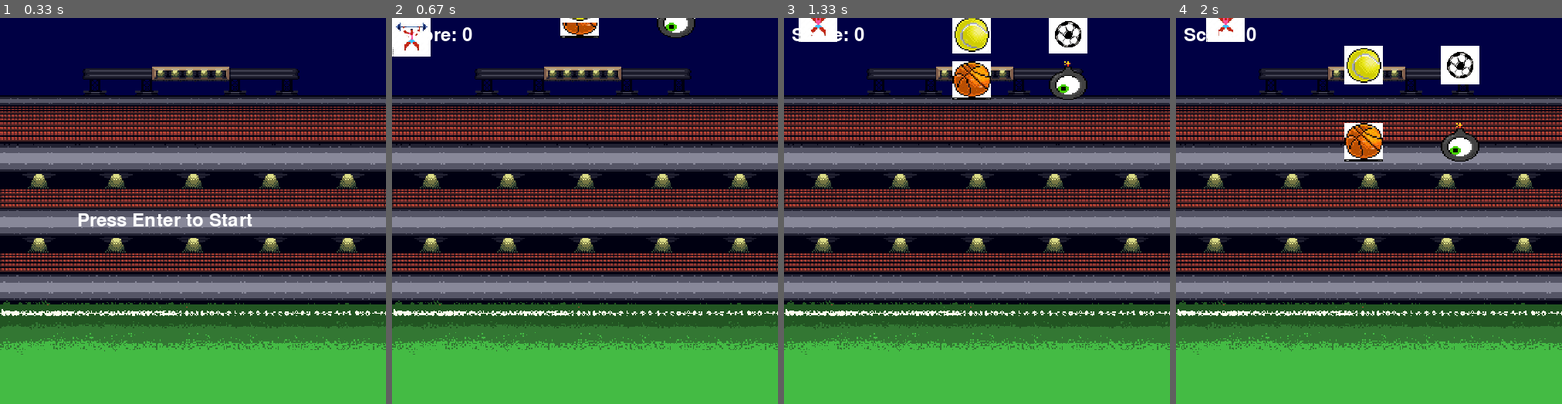
Above: before the commit, frames 1-4 (left to right).
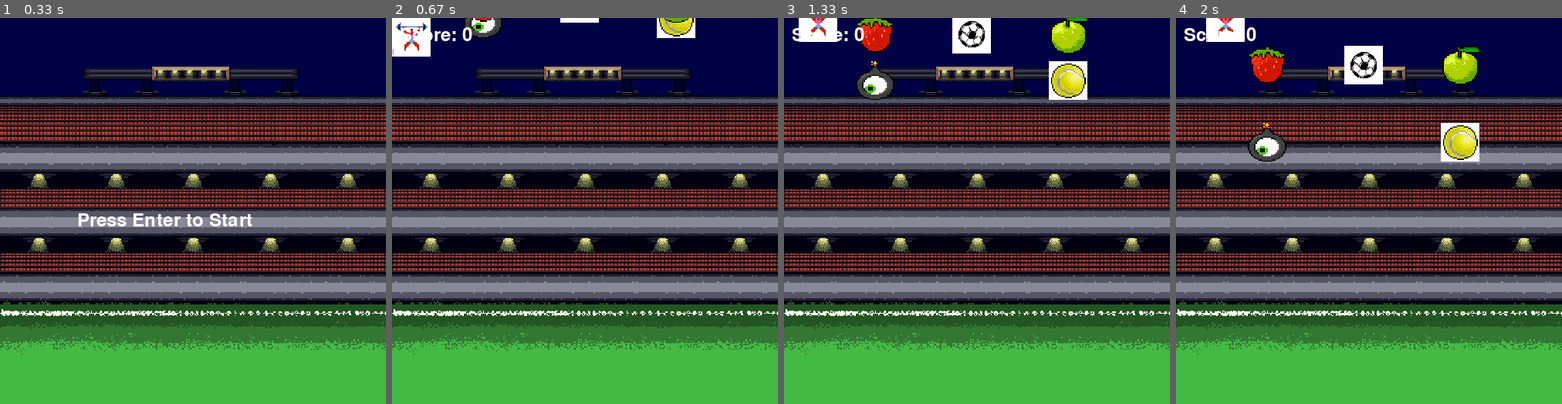
Above: after the commit, the same moments.

Repository: astevens246/pygame-tutorial
Game: pygame game, started from main.py
The game is run twice, just before and just after one commit, with the same random seed, the same clock (stepped at 60 frames per second) and the same inputs.
Inputs:
- Up to frame 1 (0.33 s): no input
- Up to frame 2 (0.67 s): tap Enter at 0.33 s
- Up to frame 3 (1.33 s): hold Right 0.67-1.13 s; hold Up from 1.17 s (still down)
- Up to frame 4 (2 s): release Up at 1.47 s; hold Right 1.5-1.97 s

Frame 1 is identical in both runs. In frame 2, 1.4% of the frame differs, in the area x 18-79%, y 0-6%; in frame 3, 4.8%; in frame 4, 4.9%, in the area x 18-79%, y 7-38%.

Commit message:
updated scoring

Diff:
--- a/ball.py
+++ b/ball.py
@@ -1,13 +1,12 @@
 # ball.py
 from random import randint, choice
-import random
 import pygame
 from gameobject import GameObject
 from constants import lanes
 
 class Ball(GameObject):
-    def __init__(self, ball_type):
-        super(Ball, self).__init__(0, -64, f'{ball_type}.png', 50, 50)
+    def __init__(self, ball_type, fruit_image=None):
+        super(Ball, self).__init__(0, -64, fruit_image, 50, 50)
         self.dx = 0
         self.dy = randint(1, 2)
         self.ball_type = ball_type
@@ -20,17 +19,14 @@
             self.reset()
 
     def reset(self):
-        self.rect.x = random.choice(lanes)
+        self.rect.x = choice(lanes)
         self.rect.y = -64
         self.dy = randint(1, 2)
-        if self.ball_type == 'bomb_ball':
-            return 0
-        else:
-            return 100
+        return 1  # Return 1 to indicate a successful reset
 
     def render(self, screen):
         super(Ball, self).render(screen)
 
-    def get_radius(self):
-        # Return the radius of the circular hitbox
-        return self.rect.width // 2
+    def update(self):
+        self.move()
+        # Add any other update logic for the ball
--- a/constants.py
+++ b/constants.py
@@ -1,4 +1,5 @@
 lanes = [93, 218, 343]
 SCREEN_WIDTH = 500
 SCREEN_HEIGHT = 500
-PLAYER_IMAGE_PATH = '/Users/allen/Desktop/Dominican University/Object Oriented Programming- ACS 1111/pygame-tutorial/player.png'  # Provide the correct path to your player image file
+PLAYER_IMAGE_PATH = 'player.png'
+FRUIT_IMAGES = ['apple.png', 'strawberry.png']
--- a/gameobject.py
+++ b/gameobject.py
@@ -1,3 +1,4 @@
+# gameobject.py
 import pygame
 
 class GameObject(pygame.sprite.Sprite):
--- a/main.py
+++ b/main.py
@@ -1,3 +1,4 @@
+# main.py
 import pygame
 from constants import SCREEN_WIDTH, SCREEN_HEIGHT
 from gameobject import GameObject
@@ -20,28 +21,26 @@
 
 # Create the player object
 player = Player()
+player_group.add(player)
 
 # Create different sports balls
-soccer_ball = Ball('soccer_ball')
-basketball = Ball('basketball')
-tennis_ball = Ball('tennis_ball')
-bomb_ball = Ball('bomb_ball')
+soccer_ball = Ball('soccer_ball', 'soccer_ball.png')
+basketball = Ball('basketball', 'basketball.png')
+tennis_ball = Ball('tennis_ball', 'tennis_ball.png')
+bomb_ball = Ball('bomb_ball', 'bomb_ball.png')
+apple = Ball('apple', 'apple.png')
+strawberry = Ball('strawberry', 'strawberry.png')
 
-# Add sprites to groups
-all_sprites.add(player, soccer_ball, basketball, tennis_ball, bomb_ball)
-balls_group.add(soccer_ball, basketball, tennis_ball, bomb_ball)
-player_group.add(player)
+# Add player and balls to sprite groups
+all_sprites.add(player, soccer_ball, basketball, tennis_ball, bomb_ball, apple, strawberry)
+balls_group.add(soccer_ball, basketball, tennis_ball, bomb_ball, apple, strawberry)
 
 # Load background image and scale it to the screen size
 background_image = pygame.image.load('stadium.png')  # Replace with your image file
 background_image = pygame.transform.scale(background_image, (SCREEN_WIDTH, SCREEN_HEIGHT))
-background_rect = background_image.get_rect()
 
 # Initialize font
 font = pygame.font.Font(None, 36)  # None uses the default font, 36 is the font size
-
-# Initialize score
-score = 0
 
 # Define game states
 READY_STATE = 'ready'
@@ -50,6 +49,10 @@
 
 # Set initial game state
 game_state = READY_STATE
+
+# Initialize the dictionary to track collected objects
+collected_objects = {}
+
 # Create the game loop
 running = True
 while running:
@@ -62,10 +65,12 @@
             elif event.key == pygame.K_RETURN:
                 if game_state == READY_STATE:
                     game_state = PLAYING_STATE
+                    for sprite in balls_group:
+                        sprite.reset()
                     score = 0
                     player.reset()
-                    for sprite in all_sprites:
-                        sprite.reset()
+                    # Reset the collected objects dictionary when restarting
+                    collected_objects = {}
                 elif game_state == GAME_OVER_STATE:
                     game_state = READY_STATE
 
@@ -80,28 +85,45 @@
                 elif event.key == pygame.K_DOWN:
                     player.down()
 
-    screen.blit(background_image, background_rect)
+    screen.blit(background_image, (0, 0))
 
     if game_state == READY_STATE:
         ready_text = font.render("Press Enter to Start", True, (255, 255, 255))
         screen.blit(ready_text, (SCREEN_WIDTH // 2 - 150, SCREEN_HEIGHT // 2))
     elif game_state == PLAYING_STATE:
         all_sprites.update()
-        balls_group.update()
-        player_group.update()
+
+        for sprite in all_sprites:
+            sprite.render(screen)
+
+        # Check for collisions with balls
         ball_collisions = pygame.sprite.spritecollide(player, balls_group, dokill=True)
+
+        # Handle ball collisions and update score
         for ball in ball_collisions:
             if ball.ball_type == 'bomb_ball':
                 game_state = GAME_OVER_STATE
                 player.reset()
                 for sprite in all_sprites:
-                    sprite.reset()
+                    if isinstance(sprite, Ball):
+                        sprite.reset()
                 score = 0
+                # Reset the collected objects dictionary when the game is over
+                collected_objects = {}
             else:
+                # Check if the ball type is in the collected_objects dictionary
+                if ball.ball_type in collected_objects:
+                    collected_objects[ball.ball_type] += 1
+                else:
+                    collected_objects[ball.ball_type] = 1
+
+                # Check if a set of the same type is completed
+                if collected_objects[ball.ball_type] % 3 == 0:
+                    score += 100  # Award extra points for completing a set
+
+                # Update the score based on the ball reset value
                 score += ball.reset()
-        for sprite in all_sprites:
-            sprite.move()
-            sprite.render(screen)
+
         score_text = font.render(f"Score: {score}", True, (255, 255, 255))
         screen.blit(score_text, (10, 10))
     elif game_state == GAME_OVER_STATE:
--- a/player.py
+++ b/player.py
@@ -1,4 +1,3 @@
-# player.py
 import pygame
 from gameobject import GameObject
 
@@ -39,5 +38,8 @@
         screen.blit(self.image, self.rect.topleft)
 
     def get_radius(self):
-        # Return the radius of the circular hitbox
         return self.rect.width // 2
+
+    def update(self):
+        self.move()
+        # Add any other update logic for the player
